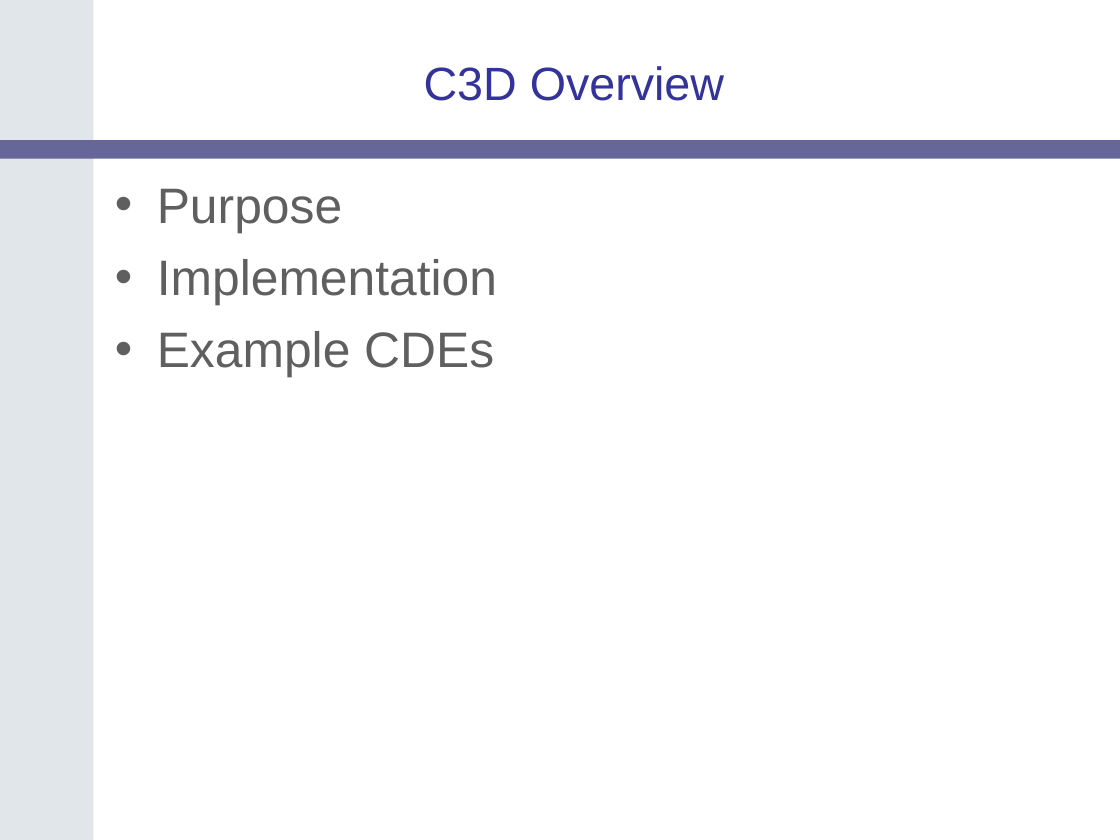
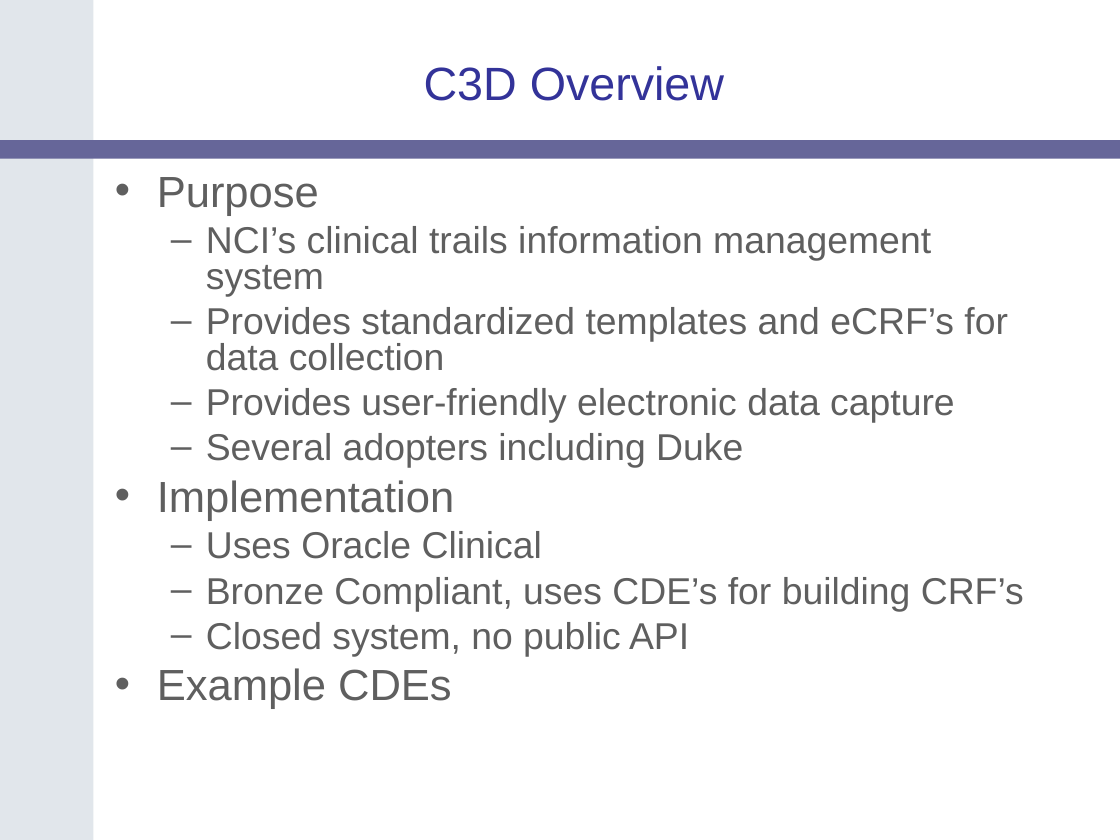
Before and after one commit to NCIP/catrip, a slide deck: slide 9 of catrip/documentation/presentations/catrip_f2f_2006_05/catrip_f2f_introduction_2006_05.ppt. Drawn at 1120x840 pixels with LibreOffice and Linux fonts; fonts in the diff are those of the drawing; background and template pictures are left out. Boxes give left, top, right and bottom in pixels: in the first picture for what was removed or moved away, otherwise in the second. Text is boxed around its words. In the diff, an @@ line names an element or a change of style, - is before the commit and + after.

```diff
--- a/catrip/documentation/presentations/catrip_f2f_2006_05/catrip_f2f_introduction_2006_05.ppt
+++ b/catrip/documentation/presentations/catrip_f2f_2006_05/catrip_f2f_introduction_2006_05.ppt
@@ text at (157, 177, 454, 709): size 32 to 28 pt in "Purpose", "Implementation", "Example CDEs"; line spacing 1 to 0.8; less space between paragraphs @@
@@ text at (206, 226, 1008, 468): paragraphs added @@
+  – NCI’s clinical trails information management system
+  – Provides standardized templates and eCRF’s for data collection
+  – Provides user-friendly electronic data capture
+  – Several adopters including Duke
@@ text at (206, 531, 1024, 656): paragraphs added @@
+  – Uses Oracle Clinical
+  – Bronze Compliant, uses CDE’s for building CRF’s
+  – Closed system, no public API
```
Also in this commit, not shown: 7 other slides changed.
